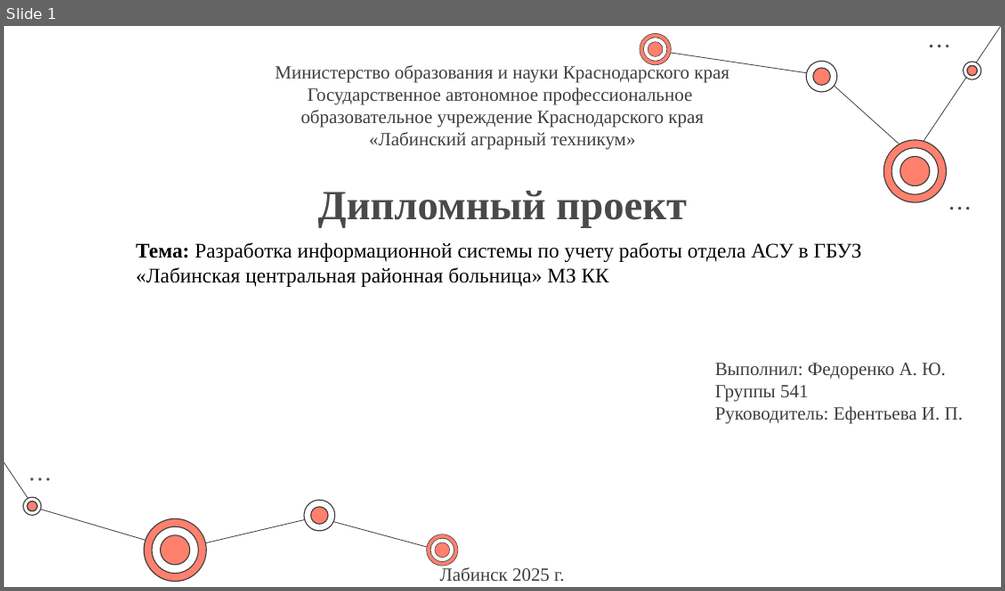
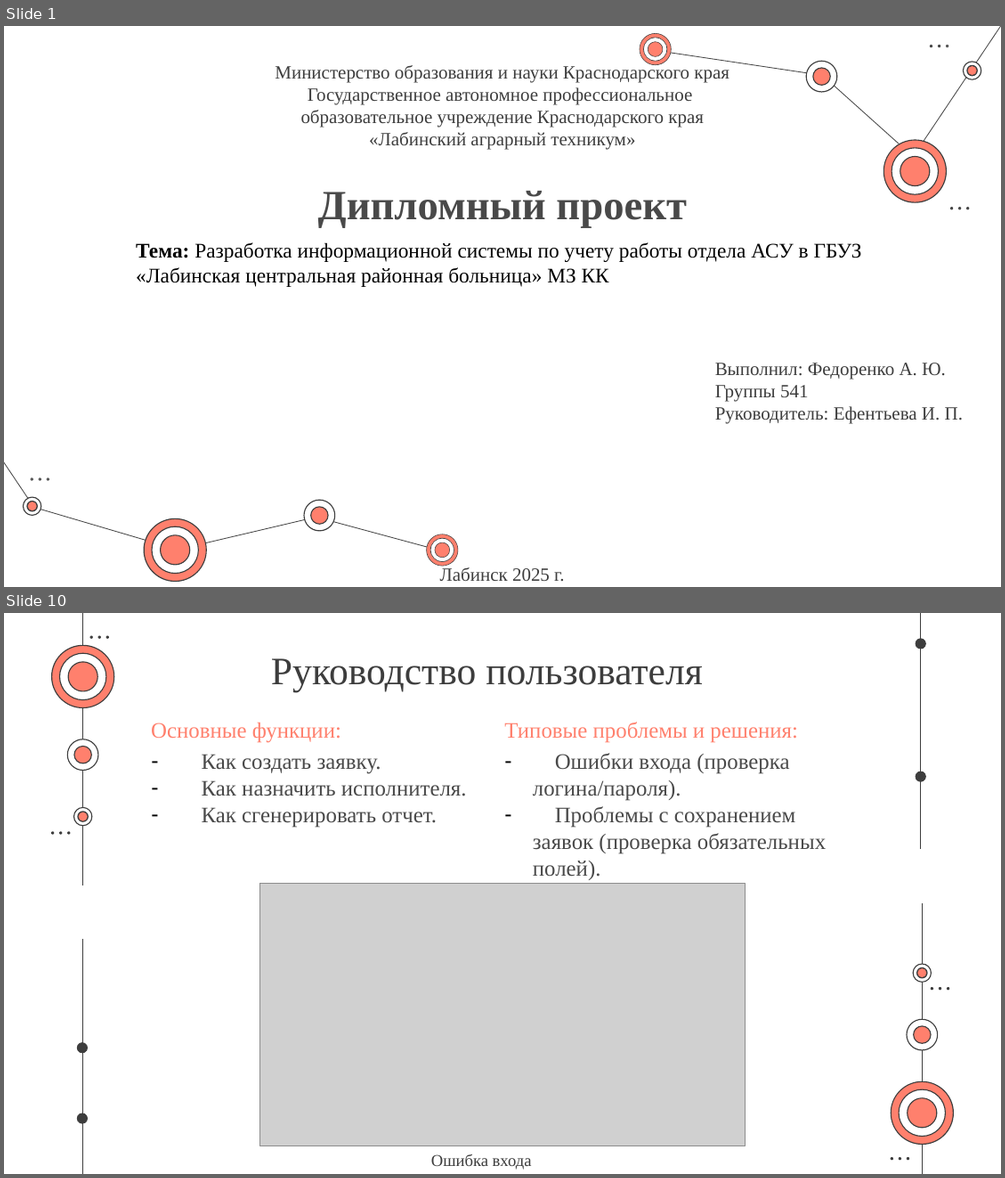
Before and after one commit to KaliShau/CSWT-CSharp, a slide deck: Презентация на защиту.pptx. Shown one above the other, each under a label of ours: slide 1 before the commit, slides 1 and 10 after it; the slides between them are not shown. The pictures are 1005x591 and 1005x1178 pixels, drawn with LibreOffice and Linux fonts; fonts in the diff are those of the drawing; grey boxes stand for pictures. Boxes give left, top, right and bottom in pixels: in the first picture for what was removed or moved away, otherwise in the second. Text is boxed around its words. In the diff, an @@ line names an element or a change of style, - is before the commit and + after.

```diff
--- a/Презентация на защиту.pptx
+++ b/Презентация на защиту.pptx
@@ slide 10 added at (x1=4, y1=613, x2=1001, y2=1174), background #FFFFFF @@
@@ group added at (x1=51, y1=613, x2=954, y2=1174): 28 freeform shapes, 16 ellipses, 4 lines @@
@@ title added at (x1=271, y1=658, x2=703, y2=691), 37.4 pt, text #3D3D3D @@
+Руководство пользователя
@@ text added at (x1=151, y1=722, x2=341, y2=742), 21.4 pt, text #FF806D @@
+Основные функции:
@@ text added at (x1=504, y1=722, x2=798, y2=742), 21.4 pt, text #FF806D @@
+Типовые проблемы и решения:
@@ text added at (x1=202, y1=754, x2=467, y2=827), 21.4 pt, text #494949 @@
+– Как создать заявку.
+– Как назначить исполнителя.
+– Как сгенерировать отчет.
@@ text added at (x1=533, y1=753, x2=825, y2=880), 21.4 pt, text #494949 @@
+– Ошибки входа (проверка логина/пароля).
+– Проблемы с сохранением заявок (проверка обязательных полей).
@@ picture added at (x1=259, y1=884, x2=745, y2=1145) @@
@@ text added at (x1=431, y1=1153, x2=532, y2=1169), 16 pt, text #3D3D3D @@
+Ошибка входа
```
Also in this commit, not shown: 2 slides changed, 8 other slides added, 1 slide removed, 2 other files.
